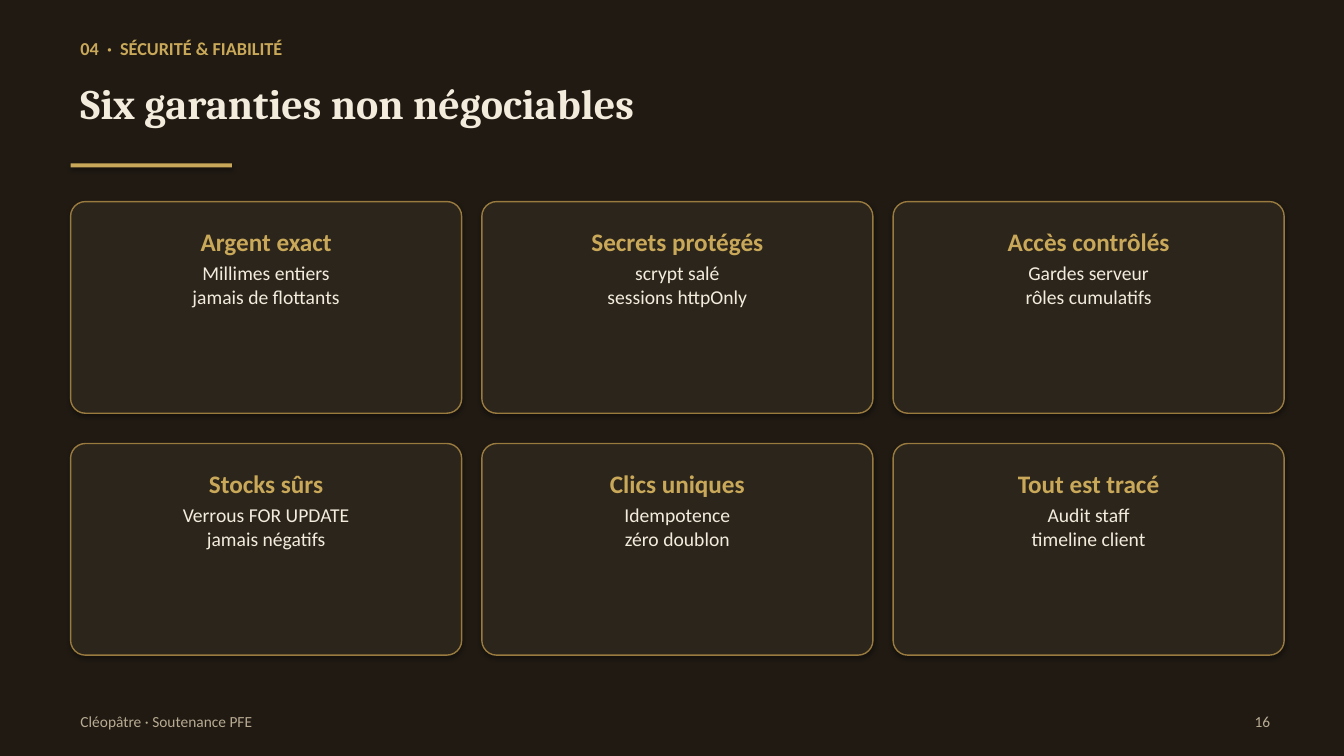
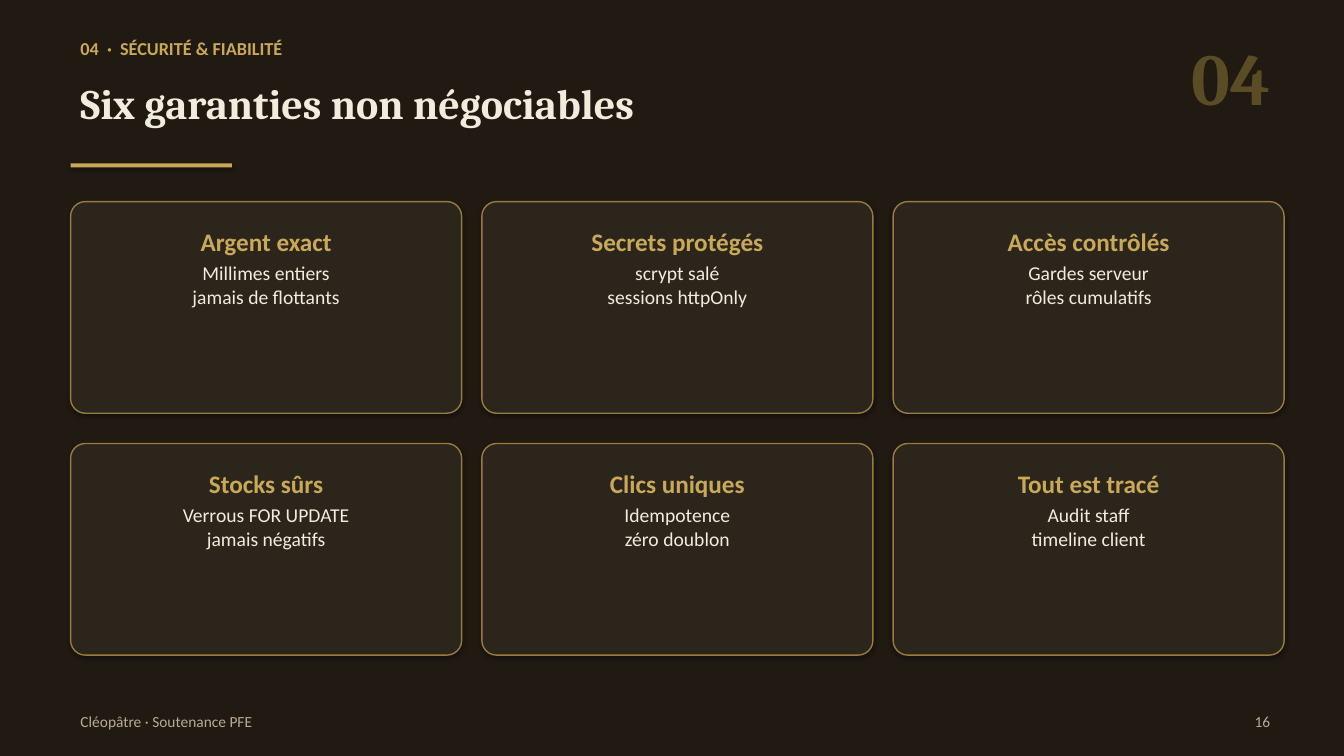
Before and after one commit to Nsm77/cleo-final, a slide deck: slide 16 of soutenance/Soutenance_PFE_Cleopatre.pptx. Drawn at 1344x756 pixels with LibreOffice and Linux fonts; fonts in the diff are those of the drawing. Boxes give left, top, right and bottom in pixels: in the first picture for what was removed or moved away, otherwise in the second. Text is boxed around its words. In the diff, an @@ line names an element or a change of style, - is before the commit and + after.

```diff
--- a/soutenance/Soutenance_PFE_Cleopatre.pptx
+++ b/soutenance/Soutenance_PFE_Cleopatre.pptx
@@ text added at <box>1191,56,1270,105</box>, 52 pt, text #5A4C24, bold @@
+04
```
Also in this commit, not shown: 17 other slides changed, 5 slides added, 4 other files.
